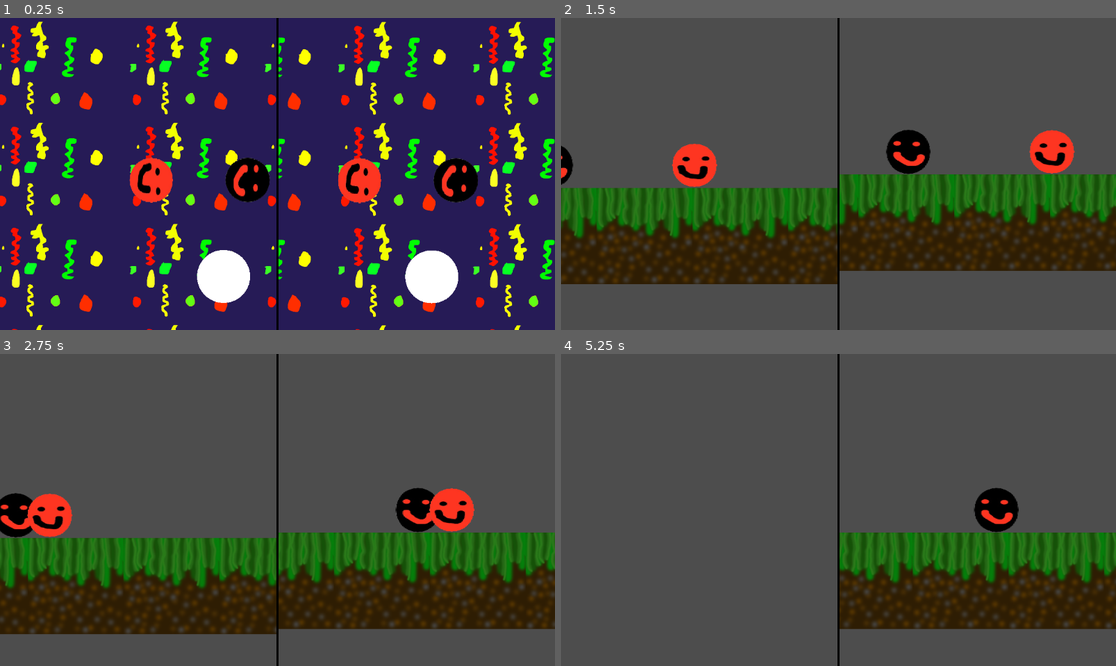
Above: before the commit, frames 1-4 (two rows, left to right).
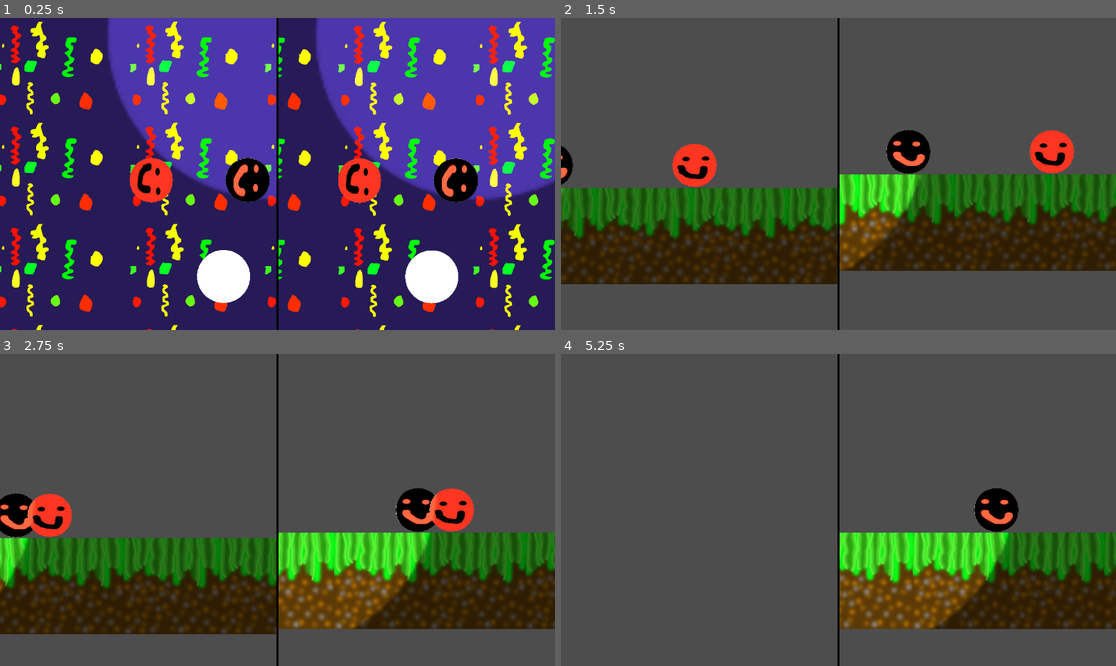
Above: after the commit, the same moments.

Repository: real-chicken-master/GDD112TempName
Game: Godot game, scene res://UI/splitscreen.tscn
Two runs of this game, one before a commit and one after it. Both use one fixed random seed, a clock stepped at 60 frames per second and the inputs below.
Inputs:
- Up to frame 1 (0.25 s): no input
- Up to frame 2 (1.5 s): hold D (right1) from 0.53 s (still down); tap Down (down2) at 0.6 s; tap W (up1) at 0.77 s; tap Left (left2) at 1.35 s
- Up to frame 3 (2.75 s): tap W (up1) at 1.52 s; release D (right1) at 2.03 s; hold A (left1) from 2.03 s (still down); tap Right (right2) at 2.1 s
- Up to frame 4 (5.25 s): release A (left1) at 2.78 s; hold D (right1) 2.78-4.28 s; tap Up (up2) at 2.85 s; tap W (up1) at 3.02, 3.77, 4.52 s; tap Down (down2) at 3.6 s; hold A (left1) 4.28-5.03 s; tap Left (left2) at 4.35 s; hold D (right1) from 5.03 s (still down); tap Right (right2) at 5.1 s

The runs differ from the first frame. In frame 1, 32% of the frame differs, in the area x 19-100%, y 0-59%; in frame 2, 3.2%; in frame 3, 7.9%; in frame 4, 8.1%.

Commit message:
fimished maze but not added paths

Diff:
--- a/Minigames/maze/maze.gd
+++ b/Minigames/maze/maze.gd
@@ -6,17 +6,17 @@
 var map_built = false
 var start_pos = Vector2(379,312)
 var tiles_attempted = 0
-
+var player_light = preload("res://players/player_light.tscn")
+var finish:Vector2
 #when the level is loaded
 func _ready():
 	#set camera zoom for players
 	for camera in get_tree().get_nodes_in_group("camera"):
 		camera.zoom = Vector2(0.6,0.6)
 	#turn on the player lights
-	for lights in get_tree().get_nodes_in_group("player_light"):
-		lights.energy = 1
 	for players in get_tree().get_nodes_in_group("player"):
 		players.global_position = start_pos
+		players.add_child(player_light.instantiate())
 	#setup maze array
 	for num_x in MAZE_WIDTH:
 		maze_array.append([])
@@ -29,7 +29,7 @@
 		#this variable will be changed when no more paths are possible
 		var paths_possible = true
 		#build all paths
-		create_path(1,1)
+		finish = create_path(1,1)
 		while(paths_possible):
 			var paths_built = 0
 			for num_x in MAZE_WIDTH:
@@ -48,6 +48,7 @@
 				$TileMap.set_cell(0,Vector2(num_x,num_y),0,Vector2(0,0))
 			else:
 				$TileMap.set_cell(0,Vector2(num_x,num_y),2,Vector2(0,0))
+	$TileMap.set_cell(0,finish,1,Vector2(0,0))
 
 func can_make_path(x,y):
 	var Return = false
@@ -105,7 +106,7 @@
 		maze_array[x][y] = false
 		if(tiles_attempted < 100):
 			tiles_attempted = 0
-
+	return Vector2(x,y)
 
 func can_move(x,y):
 	var Return = false
@@ -156,3 +157,10 @@
 				if(maze_array[x][y-1] && maze_array[x+1][y] && maze_array[x][y+1]):
 					Return = true
 	return Return
+
+
+
+func _on_tree_exiting():
+	for players in get_tree().get_nodes_in_group("player"):
+		pass
+		#players.remove_child()
--- a/Minigames/maze/maze.tscn
+++ b/Minigames/maze/maze.tscn
@@ -1,38 +1,60 @@
-[gd_scene load_steps=7 format=3 uid="uid://b4my264vw45n"]
+[gd_scene load_steps=9 format=3 uid="uid://b4my264vw45n"]
 
 [ext_resource type="Script" path="res://Minigames/maze/maze.gd" id="1_d5sv8"]
-[ext_resource type="Texture2D" uid="uid://d3kie7yi2ut5b" path="res://Texture and Mesh/ArcadeWall.png" id="2_03dtj"]
-[ext_resource type="Texture2D" uid="uid://m8nn1gxi3xjq" path="res://Texture and Mesh/Platform.png" id="3_okhaf"]
+[ext_resource type="Texture2D" uid="uid://yrxqe4kb6ffh" path="res://Texture and Mesh/maze/wall.png" id="2_cjl1d"]
+[ext_resource type="Texture2D" uid="uid://byfrir71lftfg" path="res://Texture and Mesh/maze/finish.png" id="3_qomrb"]
+[ext_resource type="Texture2D" uid="uid://dqotqj7ifm7nv" path="res://Texture and Mesh/maze/path.png" id="4_tyqt1"]
 
 [sub_resource type="TileSetAtlasSource" id="TileSetAtlasSource_vrrjp"]
-texture = ExtResource("2_03dtj")
-texture_region_size = Vector2i(500, 500)
+resource_name = "wall"
+texture = ExtResource("2_cjl1d")
+texture_region_size = Vector2i(100, 100)
 0:0/0 = 0
 0:0/0/physics_layer_0/linear_velocity = Vector2(0, 0)
 0:0/0/physics_layer_0/angular_velocity = 0.0
-0:0/0/physics_layer_0/polygon_0/points = PackedVector2Array(-250, -250, 250, -250, 250, 250, -250, 250)
+0:0/0/physics_layer_0/polygon_0/points = PackedVector2Array(-50, -50, 50, -50, 50, 50, -50, 50)
+0:0/0/physics_layer_1/linear_velocity = Vector2(0, 0)
+0:0/0/physics_layer_1/angular_velocity = 0.0
 
-[sub_resource type="TileSetAtlasSource" id="TileSetAtlasSource_0p2ht"]
-texture = ExtResource("3_okhaf")
-texture_region_size = Vector2i(200, 200)
+[sub_resource type="TileSetAtlasSource" id="TileSetAtlasSource_8e5yc"]
+resource_name = "finish"
+texture = ExtResource("3_qomrb")
+texture_region_size = Vector2i(100, 100)
 0:0/0 = 0
 0:0/0/physics_layer_0/linear_velocity = Vector2(0, 0)
 0:0/0/physics_layer_0/angular_velocity = 0.0
+0:0/0/physics_layer_1/linear_velocity = Vector2(0, 0)
+0:0/0/physics_layer_1/angular_velocity = 0.0
+0:0/0/physics_layer_1/polygon_0/points = PackedVector2Array(-50, -50, 50, -50, 50, 50, -50, 50)
+
+[sub_resource type="TileSetAtlasSource" id="TileSetAtlasSource_0p2ht"]
+resource_name = "path"
+texture = ExtResource("4_tyqt1")
+texture_region_size = Vector2i(100, 100)
+0:0/0 = 0
+0:0/0/physics_layer_0/linear_velocity = Vector2(0, 0)
+0:0/0/physics_layer_0/angular_velocity = 0.0
+0:0/0/physics_layer_1/linear_velocity = Vector2(0, 0)
+0:0/0/physics_layer_1/angular_velocity = 0.0
 
 [sub_resource type="TileSet" id="TileSet_niln0"]
-tile_size = Vector2i(500, 500)
+tile_size = Vector2i(100, 100)
 physics_layer_0/collision_layer = 4
+physics_layer_1/collision_layer = 0
 sources/0 = SubResource("TileSetAtlasSource_vrrjp")
 sources/2 = SubResource("TileSetAtlasSource_0p2ht")
+sources/1 = SubResource("TileSetAtlasSource_8e5yc")
 
 [node name="maze" type="Node2D"]
 script = ExtResource("1_d5sv8")
 
 [node name="DirectionalLight2D" type="DirectionalLight2D" parent="."]
-energy = 0.9
+energy = 1.1
 blend_mode = 1
 
 [node name="TileMap" type="TileMap" parent="."]
-scale = Vector2(0.495, 0.495)
+scale = Vector2(2.475, 2.475)
 tile_set = SubResource("TileSet_niln0")
 format = 2
+
+[connection signal="tree_exiting" from="." to="." method="_on_tree_exiting"]
--- a/UI/splitscreen.tscn
+++ b/UI/splitscreen.tscn
@@ -1,8 +1,9 @@
-[gd_scene load_steps=6 format=3 uid="uid://d4eduyht5d65x"]
+[gd_scene load_steps=7 format=3 uid="uid://d4eduyht5d65x"]
 
 [ext_resource type="PackedScene" uid="uid://nx4ggy1h8ovm" path="res://players/player1/player1.tscn" id="1_slcjd"]
 [ext_resource type="PackedScene" uid="uid://djvanbdp8c7no" path="res://players/player 2/player2.tscn" id="2_5bn30"]
 [ext_resource type="PackedScene" uid="uid://ox6eyudg8jub" path="res://UI/level_switcher.tscn" id="2_wf0tu"]
+[ext_resource type="Texture2D" uid="uid://cly2e0vapmkmu" path="res://Texture and Mesh/light_Texture.png" id="4_gnyr1"]
 
 [sub_resource type="GDScript" id="GDScript_3ulip"]
 script/source = "extends SubViewport
@@ -53,7 +54,7 @@
 
 [node name="SubViewport" type="SubViewport" parent="HBoxContainer/SubViewportContainer"]
 handle_input_locally = false
-size = Vector2i(2, 2)
+size = Vector2i(574, 648)
 render_target_update_mode = 4
 script = SubResource("GDScript_3ulip")
 
@@ -73,7 +74,7 @@
 
 [node name="SubViewport" type="SubViewport" parent="HBoxContainer/SubViewportContainer2"]
 handle_input_locally = false
-size = Vector2i(2, 2)
+size = Vector2i(574, 648)
 render_target_update_mode = 4
 script = SubResource("GDScript_eexgl")
 
@@ -82,3 +83,9 @@
 
 [node name="player2" parent="HBoxContainer/SubViewportContainer2/SubViewport" instance=ExtResource("2_5bn30")]
 position = Vector2(300, 50)
+
+[node name="PointLight2D2" type="PointLight2D" parent="HBoxContainer/SubViewportContainer2/SubViewport/player2" groups=["player_light"]]
+z_index = 1
+position = Vector2(-300, -50)
+texture = ExtResource("4_gnyr1")
+texture_scale = 5.0
--- a/lobby/main_lobby.gd
+++ b/lobby/main_lobby.gd
@@ -3,8 +3,7 @@
 
 # Called when the node enters the scene tree for the first time.
 func _ready():
-	for lights in get_tree().get_nodes_in_group("player_light"):
-		lights.energy = 0
+	pass
 
 # Called every frame. 'delta' is the elapsed time since the previous frame.
 #func _process(delta):
--- a/players/player 2/player2.tscn
+++ b/players/player 2/player2.tscn
@@ -1,8 +1,7 @@
-[gd_scene load_steps=5 format=3 uid="uid://djvanbdp8c7no"]
+[gd_scene load_steps=4 format=3 uid="uid://djvanbdp8c7no"]
 
 [ext_resource type="Script" path="res://players/player 2/player2.gd" id="1_q82fh"]
 [ext_resource type="Texture2D" uid="uid://2aehmdf7qvwv" path="res://Texture and Mesh/Screenshot_2025-08-01_144913-removebg-preview.png" id="2_v4vbq"]
-[ext_resource type="Texture2D" uid="uid://cly2e0vapmkmu" path="res://Texture and Mesh/light_Texture.png" id="3_pv0ni"]
 
 [sub_resource type="CircleShape2D" id="CircleShape2D_2kqkd"]
 radius = 47.0
@@ -22,8 +21,3 @@
 
 [node name="CollisionShape2D" type="CollisionShape2D" parent="."]
 shape = SubResource("CircleShape2D_2kqkd")
-
-[node name="PointLight2D" type="PointLight2D" parent="." groups=["player_light"]]
-z_index = 1
-texture = ExtResource("3_pv0ni")
-texture_scale = 5.0
--- a/players/player1/player1.tscn
+++ b/players/player1/player1.tscn
@@ -1,8 +1,7 @@
-[gd_scene load_steps=5 format=3 uid="uid://nx4ggy1h8ovm"]
+[gd_scene load_steps=4 format=3 uid="uid://nx4ggy1h8ovm"]
 
 [ext_resource type="Script" path="res://players/player1/player1.gd" id="1_b3iya"]
 [ext_resource type="Texture2D" uid="uid://curh6uy16nkym" path="res://Texture and Mesh/Screenshot_2025-08-01_144907-removebg-preview.png" id="2_dqxs7"]
-[ext_resource type="Texture2D" uid="uid://cly2e0vapmkmu" path="res://Texture and Mesh/light_Texture.png" id="3_lnqen"]
 
 [sub_resource type="CircleShape2D" id="CircleShape2D_8m3wl"]
 radius = 47.0
@@ -24,8 +23,3 @@
 [node name="CollisionShape2D" type="CollisionShape2D" parent="."]
 shape = SubResource("CircleShape2D_8m3wl")
 debug_color = Color(0, 0.584314, 0.788235, 0.419608)
-
-[node name="PointLight2D" type="PointLight2D" parent="." groups=["player_light"]]
-z_index = 1
-texture = ExtResource("3_lnqen")
-texture_scale = 5.0
--- /dev/null
+++ b/players/player_light.tscn
@@ -0,0 +1,9 @@
+[gd_scene load_steps=2 format=3 uid="uid://bce2ec1xvagl3"]
+
+[ext_resource type="Texture2D" uid="uid://cly2e0vapmkmu" path="res://Texture and Mesh/light_Texture.png" id="1_g1psk"]
+
+[node name="PointLight2D" type="PointLight2D" groups=["player_light"]]
+z_index = 1
+energy = 0.6
+texture = ExtResource("1_g1psk")
+texture_scale = 5.0
Binary file added: Texture and Mesh/maze/finish.png
Binary file added: Texture and Mesh/maze/path.png
Binary file added: Texture and Mesh/maze/wall.png
